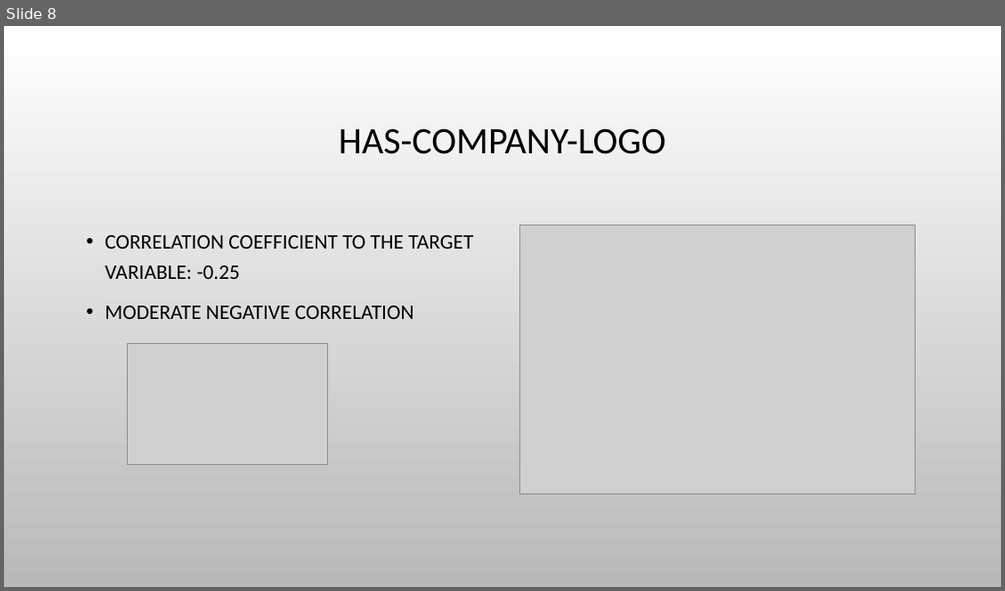
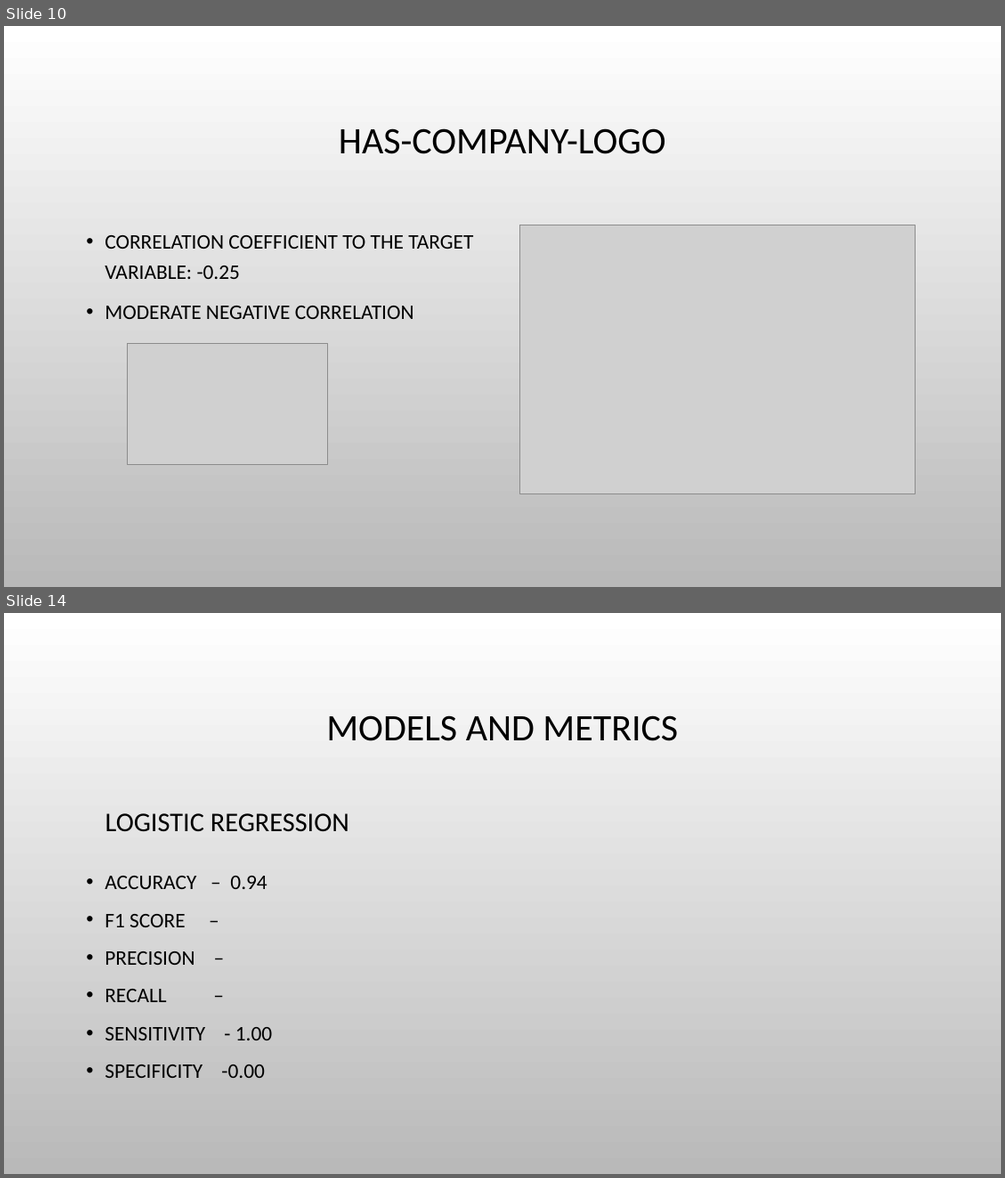
Before and after one commit to hjyoon16/Fake_Job_Post_Classification, a slide deck: 502projectPresentation.pptx. Shown one above the other, each under a label of ours: slide 8 before the commit, slides 10 and 14 after it; the slides between them are not shown. The pictures are 1005x591 and 1005x1178 pixels, drawn with LibreOffice and Linux fonts; fonts in the diff are those of the drawing; grey boxes stand for pictures; background and template pictures are left out. Boxes give left, top, right and bottom in pixels: in the first picture for what was removed or moved away, otherwise in the second. Text is boxed around its words. In the diff, an @@ line names an element or a change of style, - is before the commit and + after.

```diff
--- a/502projectPresentation.pptx
+++ b/502projectPresentation.pptx
@@ slide 14 added at [4,613,1001,1174], background picture (left out) @@
@@ title added at [326,715,678,741], 36 pt, text #000000 @@
+MODELS AND METRICS
@@ text added at [105,813,349,832], 26 pt, text #000000 @@
+LOGISTIC REGRESSION
@@ text added at [105,876,272,1078], 20 pt, text #000000 @@
+• ACCURACY – 0.94
+• F1 SCORE –
+• PRECISION –
+• RECALL –
+• SENSITIVITY - 1.00
+• SPECIFICITY -0.00
@@ what was slide 8 is now slide 10 @@
```
Also in this commit, not shown: 2 slides changed, 4 other slides added.
